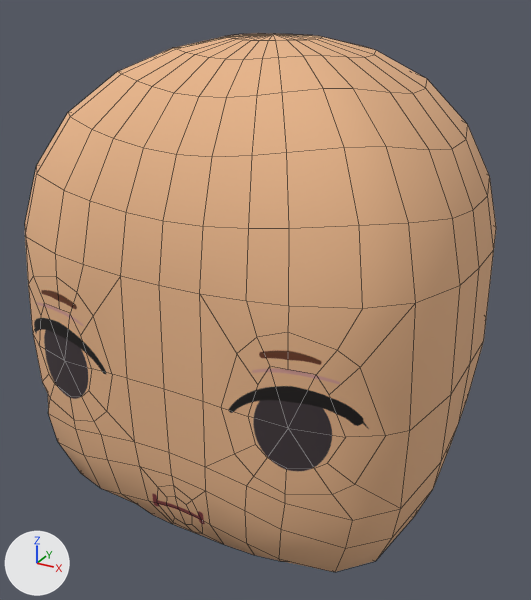
What one commit did to the Blender file art/characters/skull/head.blend.
Both versions are drawn from a 50 mm camera at (0.336, -0.625, 1.048) aimed at (-0.007, -0.002, 0.736). Every picture has the same lights, and +X, +Y and +Z are marked at lower left. The older version comes first. Mesh edges are drawn as thin lines.

Names of what the first picture shows: 'V8_Head'.
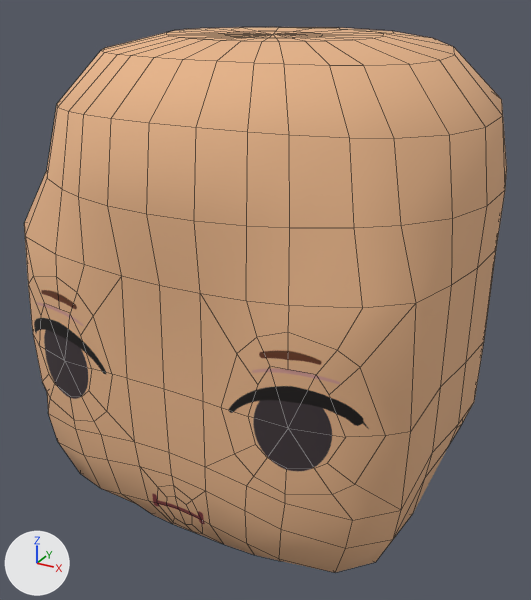
Boxes (x1, y1, x2, y2) around the edits, measured in the pictures (531 x 600 px):
'V8_Head', reshaped: before (25, 33, 496, 572); after (24, 27, 507, 572)

Patch to the scene script:
```diff
--- a/art/characters/skull/head.blend.py
+++ b/art/characters/skull/head.blend.py
@@ me_v8_head @@
 # used by ob_v8_head; location = (0.0, 0.0, 0.0)
-me_v8_head.from_pydata(...)  # 378 vertices, 396 faces; spans x -0.216..0.216, y -0.192..0.187, z 0.527..1.0
+me_v8_head.from_pydata(...)  # 378 vertices, 396 faces; spans x -0.216..0.216, y -0.2..0.232, z 0.527..1.001
+# me_v8_head part 1: 197 of 378 vertices moved; they spanned x -0.216..0.216, y -0.19..0.187, z 0.534..0.998 and now span x -0.216..0.216, y -0.2..0.232, z 0.538..1.001; mean shift (0.0, 0.003, 0.008); largest move (0.0, 0.155, 0.919) -> (0.0, 0.205, 0.965)
 me_v8_head.materials.append(mat_m_skin)
```
